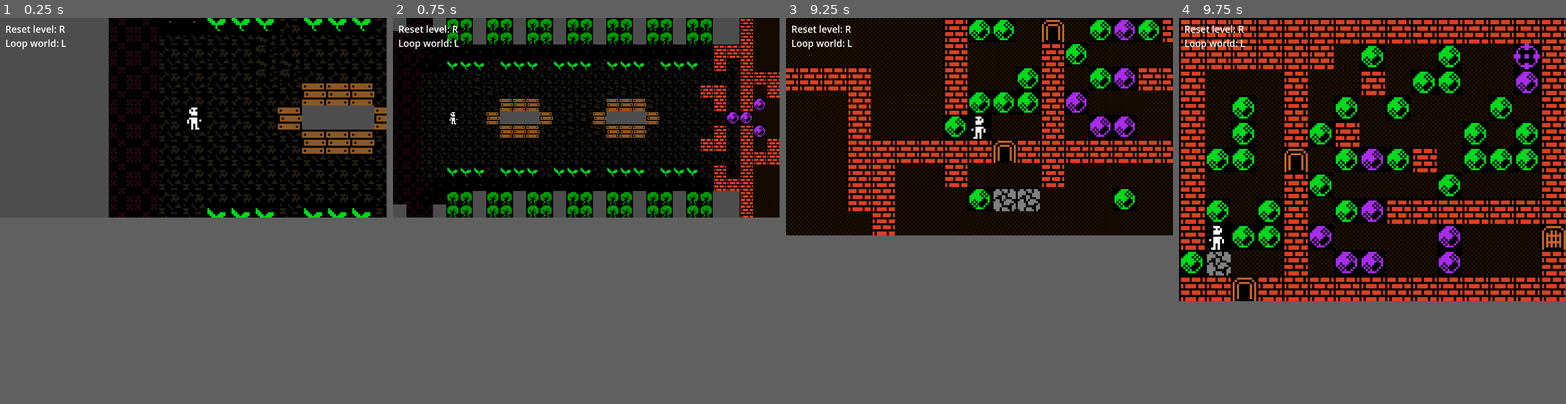
Above: before the commit, frames 1-4 (left to right).
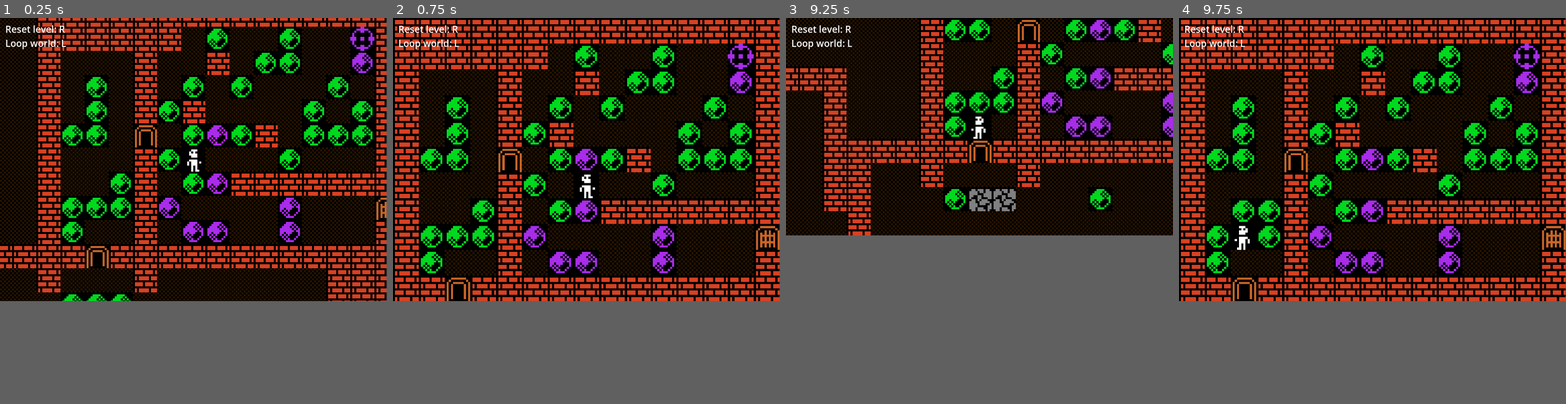
Above: after the commit, the same moments.

Repository: janhrastnik/gmtk2025
Game: Godot game, scene res://scenes/Lab_world.tscn
Two runs of this game, one before a commit and one after it. Both use one fixed random seed, a clock stepped at 60 frames per second and the inputs below.
Inputs:
- Up to frame 1 (0.25 s): no input
- Up to frame 2 (0.75 s): tap Enter at 0.5 s; hold D (right) from 0.53 s (still down); hold C (camera_toggle) from 0.53 s (still down)
- Up to frame 3 (9.25 s): release D (right) at 1.28 s; release C (camera_toggle) at 1.28 s; hold S (down) 1.28-2.03 s; tap L (loop) every 1.5 s from 1.35 to 8.85 s; hold D (right) 2.03-2.78 s; hold C (camera_toggle) 2.03-2.78 s; hold W (up) 2.78-3.53 s; tap R (reset) at 3.5, 4.15, 4.25, 5, 6.5, 7.25 s; hold C (camera_toggle) 3.53-4.28 s; hold A (left) 3.53-5.03 s; hold S (down) 5.03-5.78 s; hold C (camera_toggle) 5.03-5.78 s; hold D (right) 5.78-6.53 s; hold W (up) 6.53-7.28 s; hold C (camera_toggle) 6.53-7.28 s; hold D (right) 7.28-8.03 s; hold S (down) 8.03-8.78 s; hold C (camera_toggle) 8.03-8.78 s; hold A (left) from 8.78 s (still down)
- Up to frame 4 (9.75 s): release A (left) at 9.53 s; hold W (up) from 9.53 s (still down); hold C (camera_toggle) from 9.53 s (still down)
In our replay, in frame 1 the window is 799x413 before the commit and 799x586 after it. These sizes can differ from the game's own. Grey fills any space a smaller window leaves; there, only what the larger window draws over its background counts as a difference.

The runs differ from the first frame. In frame 1, 46% of the frame differs, in the area x 0-100%, y 0-74%; in frame 2, 42%; in frame 3, 16%; in frame 4, 1.7%.

Commit message:
fix rocks entering wall on first move

Diff:
--- a/scenes/Lab_world.tscn
+++ b/scenes/Lab_world.tscn
@@ -40,7 +40,7 @@
 tile_set = ExtResource("1_b3gnw")
 
 [node name="Player" parent="TileMapLayer" instance=ExtResource("2_7ap43")]
-position = Vector2(-72, 0)
+position = Vector2(912, -144)
 starting_loop_position = Vector2(864, -108)
 
 [node name="front_gate" type="Node" parent="."]
--- a/scenes/interactable/rock.gd
+++ b/scenes/interactable/rock.gd
@@ -16,7 +16,7 @@
 
 var object_detect_area: Area2D = Area2D.new()
 
-var first_check = false
+var do_checks = false
 
 func _init() -> void:
 	object_detect_area.position = Vector2(6.0, 6.0)
@@ -30,11 +30,13 @@
 	check_collisions()
 
 func _physics_process(delta: float) -> void:
-	if not first_check:
+	if do_checks:
 		# we need to do this in a physics frame, otherwise
 		# area2d.get_overlapping_areas returns empty list
 		# at the start of the game
+		check_collisions()
 		check_for_objects()
+		do_checks = false
 
 func check_collisions():
 	if GameData.world_tilemap:
--- a/scenes/level_area.gd
+++ b/scenes/level_area.gd
@@ -57,6 +57,9 @@
 		print("found overlapping area")
 		print(parent)
 
+		if parent is Rock:
+			parent.do_checks = true
+
 		if parent is ResetRock:
 			level_objects.append(parent)
 
@@ -69,6 +72,10 @@
 		# we don't exactly know what the object is and if it has reset_state() call
 		object.reset_state()
 
+	for object in level_objects:
+		if object is Rock:
+			object.do_checks = true
+
 func switch_level_area(player: Player):
 		# print("emited")
 		player.current_level = self
